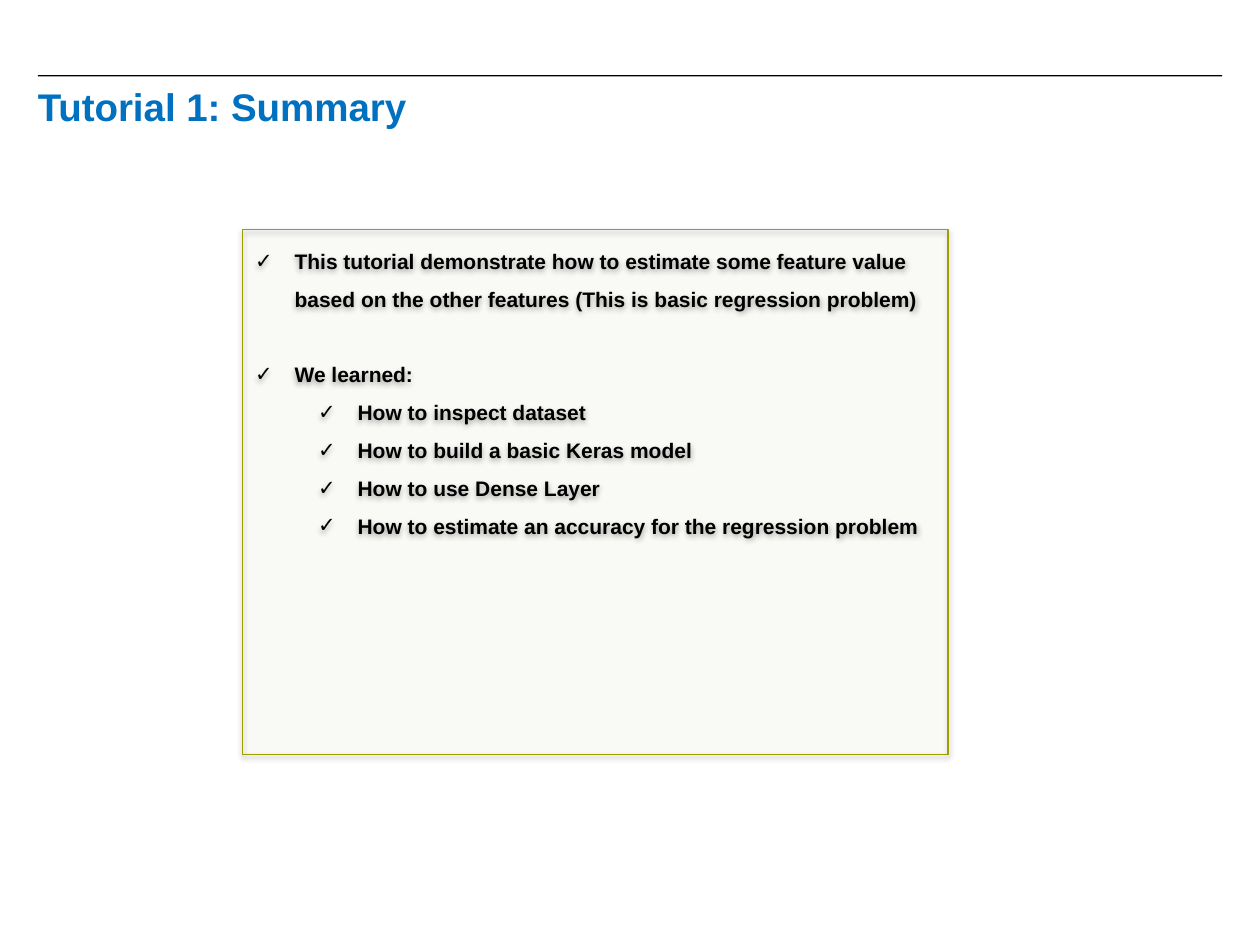
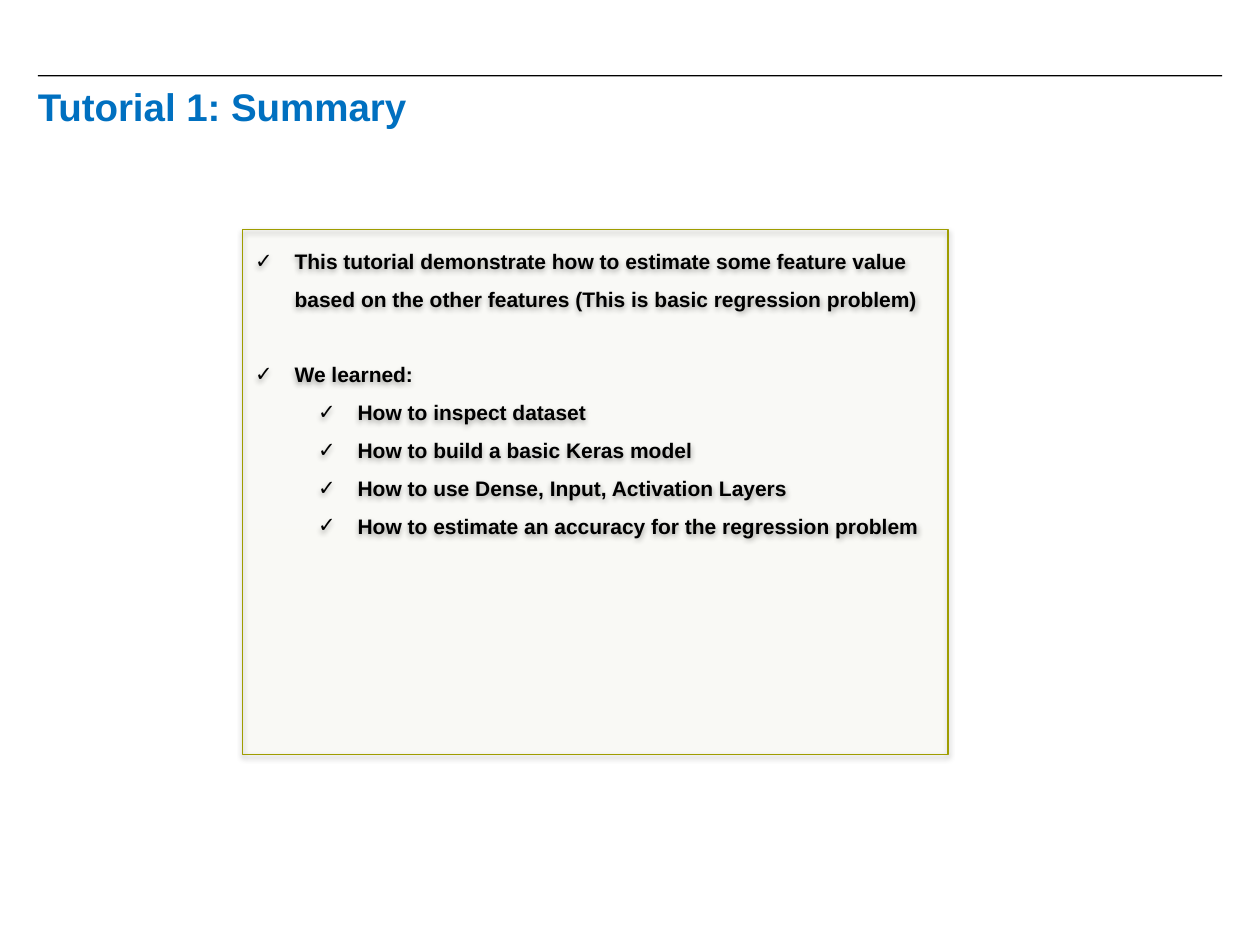
Before and after one commit to raanonr/practicals, a slide deck: slide 9 of PracticalKeras_Tutorials.pptx (slide 8 before the commit). Drawn at 1260x945 pixels with LibreOffice and Linux fonts; fonts in the diff are those of the drawing; background and template pictures are left out. Boxes give left, top, right and bottom in pixels: in the first picture for what was removed or moved away, otherwise in the second. Text is boxed around its words. In the diff, an @@ line names an element or a change of style, - is before the commit and + after.

Commit message:
Completed 5 tutorials

```diff
--- a/PracticalKeras_Tutorials.pptx
+++ b/PracticalKeras_Tutorials.pptx
@@ text in rectangle at <box>358,481,787,500</box>: text changed @@
-  ✓ How to use Dense Layer
+  ✓ How to use Dense, Input, Activation Layers
```
Also in this commit, not shown: 3 other slides changed, 19 slides added.
